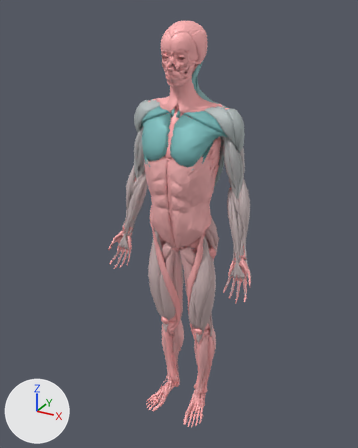
Renders of the glTF model public/models/musculos.glb from each side of a commit.
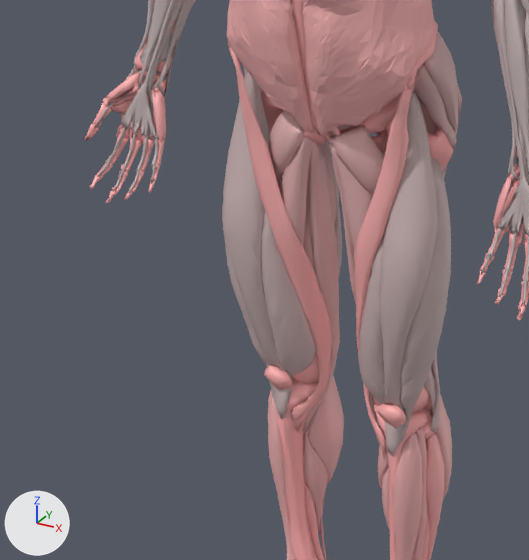
Each version is shown whole from a camera (50 mm lens) standing at (0.884, -1.638, 1.754) and looking at (-0.025, 0.017, 0.926), then close up on the part from 23% to 67% of the width and 47% to 84% of the height. The axes (+X, +Y, +Z) are drawn at lower left. The lights are the same throughout. The older version's two pictures come first. Where no turn or scale is listed for an object, it has been applied to the vertices. Vertices at exactly the same position are counted once.

The scene before the commit, as lines of its bpy script (objects in view):
```python
me_abductors = bpy.data.meshes.new('abductors')
me_abductors.from_pydata(...)  # 1148 vertices, 2278 faces; spans x -0.15..0.15, y -0.046..0.046, z -0.083..0.083
me_abductors.materials.append(mat_abductors)  # pink #e1bcbc
me_base = bpy.data.meshes.new('base')
me_base.from_pydata(...)  # 25087 vertices, 50634 faces; spans x -0.32..0.32, y -0.12..0.12, z -0.85..0.85
me_base.materials.append(mat_base)  # pink #ffbcbc
me_quads = bpy.data.meshes.new('quads')
me_quads.from_pydata(...)  # 3010 vertices, 6044 faces; spans x -0.159..0.159, y -0.048..0.048, z -0.273..0.273
me_quads.materials.append(mat_quads)  # pale pink #d3bcbc
ob_abductors = bpy.data.objects.new('abductors', me_abductors)
ob_abductors.location = (0.0, 0.024, 0.914)
ob_base = bpy.data.objects.new('base', me_base)
ob_base.location = (0.0, -0.009, 0.858)
ob_quads = bpy.data.objects.new('quads', me_quads)
ob_quads.location = (0.0, -0.012, 0.643)
# also in view: 'hamstrings' at (0.0, 0.045, 0.586); 'forearms' at (0.0, -0.014, 0.96); 'obliques' at (0.0, -0.035, 1.065); 'calves' at (0.0, 0.056, 0.269); 'tibialis' at (0.0, -0.027, 0.222)
```
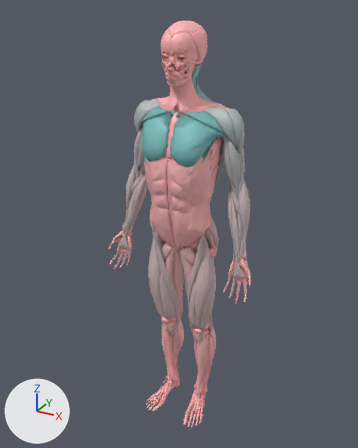
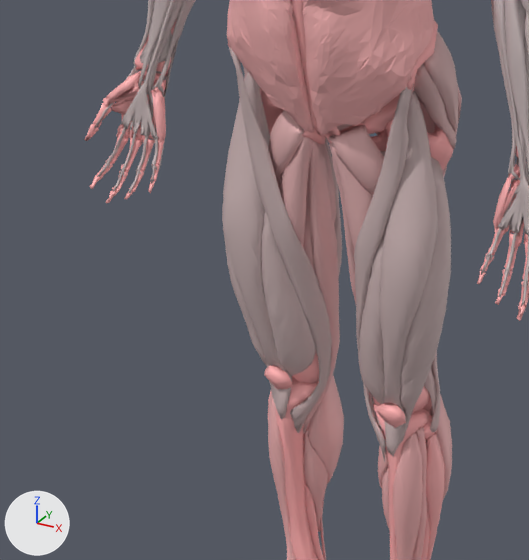
Where the newer file only moved an object's origin or applied its transform, the numbers keep the older frame.

Boxes [x1, y1, x2, y2] around the edits, measured in the close-ups (529 x 560 px):
part 1 of me_base, deleted (pink): before [354, 83, 414, 461]
part 2 of me_base, deleted (pink): before [229, 48, 332, 433]
part 3 of me_quads, added (pale pink): after [229, 48, 332, 433]
part 4 of me_quads, added (pale pink): after [354, 83, 414, 461]

What changed in the scene script:
```text
Change me_base:
    used by ob_base; location = (0.0, -0.009, 0.858)
    remove me_base.from_pydata(...)  # 25087 vertices, 50634 faces; spans x -0.32..0.32, y -0.12..0.12, z -0.85..0.85
    add me_base.from_pydata(...)  # 24595 vertices, 49642 faces; spans x -0.32..0.32, y -0.12..0.12, z -0.85..0.85
    me_base part 1: the loose piece of 246 vertices spanning x 0.02..0.12, y -0.05..0.04, z -0.51..0.09 is deleted
    me_base part 2: the loose piece of 246 vertices spanning x -0.12..-0.02, y -0.05..0.04, z -0.51..0.09 is deleted
Change me_quads:
    used by ob_quads; location = (0.0, -0.012, 0.643)
    remove me_quads.from_pydata(...)  # 3010 vertices, 6044 faces; spans x -0.159..0.159, y -0.048..0.048, z -0.273..0.273
    add me_quads.from_pydata(...)  # 3502 vertices, 7036 faces; spans x -0.159..0.159, y -0.048..0.048, z -0.294..0.304
    me_quads part 3: a new loose piece of 246 vertices spanning x -0.125..-0.021, y -0.045..0.045, z -0.294..0.304, in mat_quads (pale pink #d3bcbc)
    me_quads part 4: a new loose piece of 246 vertices spanning x 0.021..0.125, y -0.045..0.045, z -0.294..0.304, in mat_quads (pale pink #d3bcbc)
    other edits to the shape of me_quads do not show in these pictures
```
